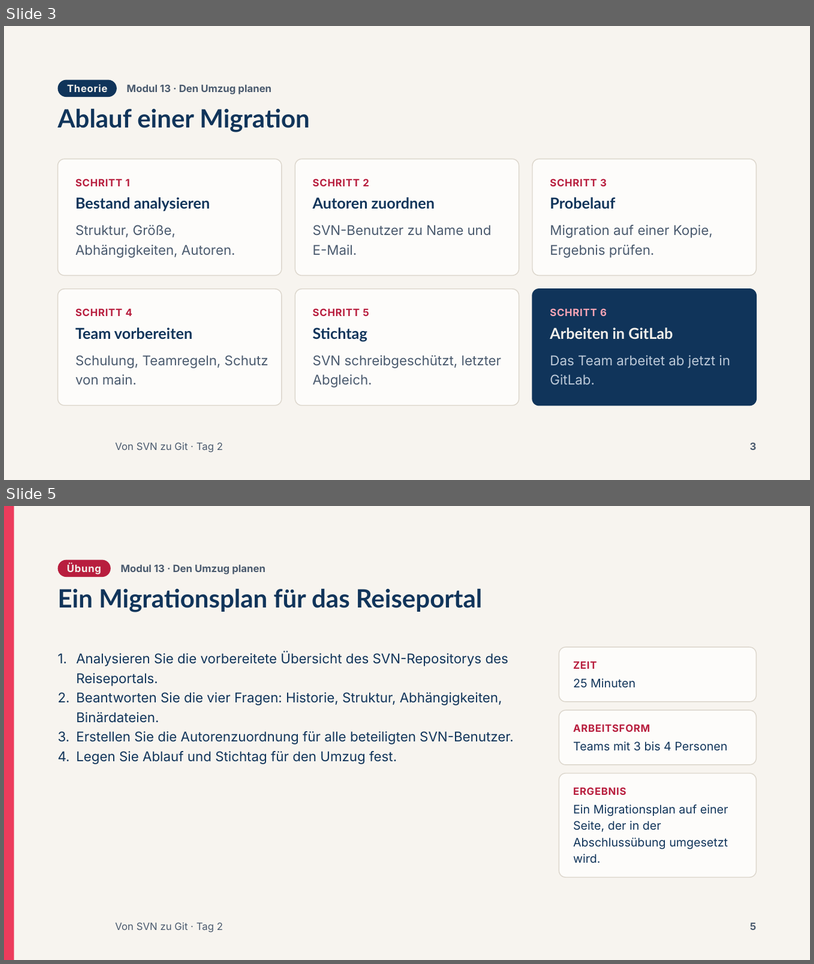
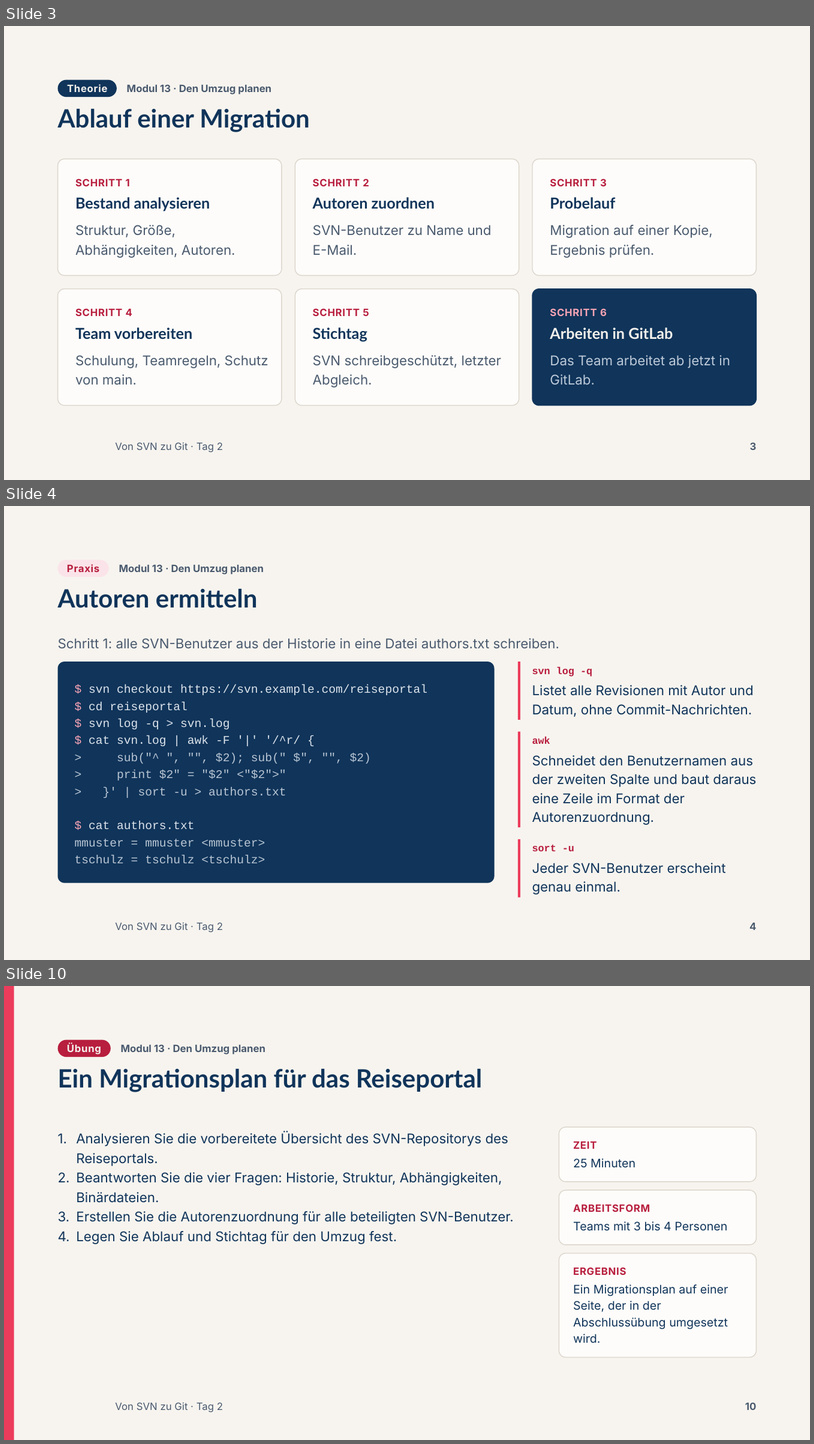
Before and after one commit to AndreasSchoenfeldUser/Von-SVN-zu-Git-Workshop, a slide deck: slides/pptx/kapitel/t2-13-umzug-planen.pptx. Shown one above the other, each under a label of ours: slides 3 and 5 before the commit, slides 3, 4 and 10 after it; the slides between them are not shown. The pictures are 814x964 and 814x1444 pixels, drawn with LibreOffice and Linux fonts; fonts in the diff are those of the drawing; background and template pictures are left out. Boxes give left, top, right and bottom in pixels: in the first picture for what was removed or moved away, otherwise in the second. Text is boxed around its words. In the diff, an @@ line names an element or a change of style, - is before the commit and + after.

```diff
--- a/slides/pptx/kapitel/t2-13-umzug-planen.pptx
+++ b/slides/pptx/kapitel/t2-13-umzug-planen.pptx
@@ slide 4 added at [4,506,810,960], background #F7F4EF; not listed: 1 template element that a slide beside it also shows @@
@@ rounded rectangle added at [58,560,109,577], fill #FBE4E9 @@
@@ text added at [67,564,99,572], 12 pt, text #B81E3E, bold @@
+Praxis
@@ text added at [119,564,264,574], 12 pt, text #4A5A6E, bold @@
+Modul 13 · Den Umzug planen
@@ title added at [58,588,258,608], 30 pt, text #10345A, bold @@
+Autoren ermitteln
@@ text added at [58,638,560,649], 16 pt, text #4A5A6E @@
+Schritt 1: alle SVN-Benutzer aus der Historie in eine Datei authors.txt schreiben.
@@ rounded rectangle added at [58,661,495,883], fill #10345A @@
@@ rectangle added at [518,661,521,720], fill #EC3C5C @@
@@ text added at [533,667,593,676], 12 pt, text #B81E3E, bold @@
+svn log -q
@@ text added at [75,684,428,863], 14 pt, text #B9C6D4 @@
+$ svn checkout https://svn.example.com/reiseportal
+$ cd reiseportal
+$ svn log -q > svn.log
+$ cat svn.log | awk -F '|' '/^r/ {
+> sub("^ ", "", $2); sub(" $", "", $2)
+> print $2" = "$2" <"$2">"
+> }' | sort -u > authors.txt
+$ cat authors.txt
+mmuster = mmuster <mmuster>
+tschulz = tschulz <tschulz>
@@ text added at [533,685,754,717], 16 pt, text #10345A @@
+Listet alle Revisionen mit Autor und Datum, ohne Commit-Nachrichten.
@@ rectangle added at [518,732,521,827], fill #EC3C5C @@
@@ text added at [533,736,551,744], 12 pt, text #B81E3E, bold @@
+awk
@@ text added at [533,755,756,825], 16 pt, text #10345A @@
+Schneidet den Benutzernamen aus der zweiten Spalte und baut daraus eine Zeile im Format der Autorenzuordnung.
@@ rectangle added at [518,839,521,897], fill #EC3C5C @@
@@ text added at [533,844,575,851], 12 pt, text #B81E3E, bold @@
+sort -u
@@ text added at [533,862,726,894], 16 pt, text #10345A @@
+Jeder SVN-Benutzer erscheint genau einmal.
@@ page number added at [750,922,756,930], 12 pt, text #4A5A6E, bold @@
+4
@@ what was slide 5 is now slide 10 @@
@@ page number at [746,1402,757,1410]: text changed @@
-5
+10
```
Also in this commit, not shown: 5 other slides added, 1 slide removed, 22 other files.
